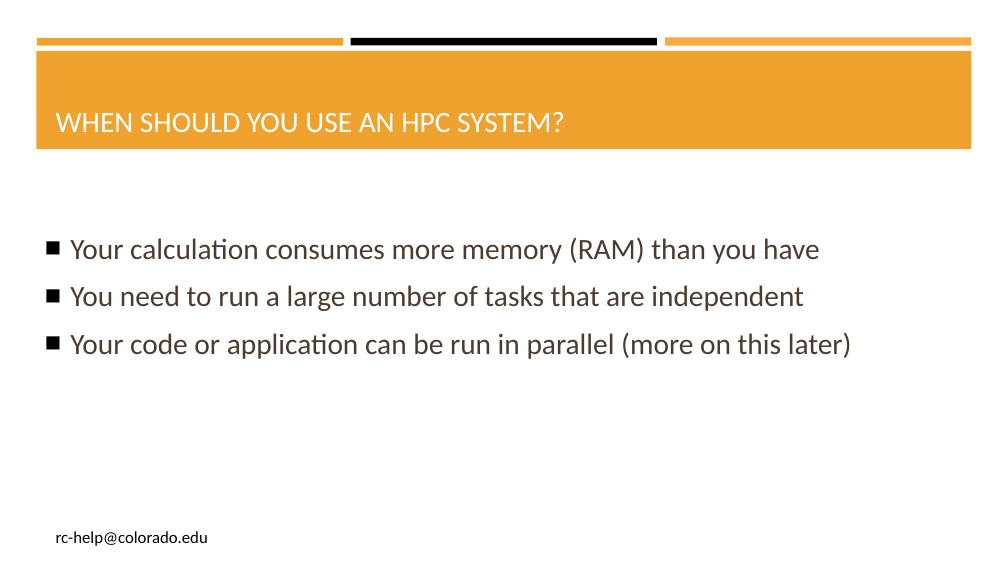
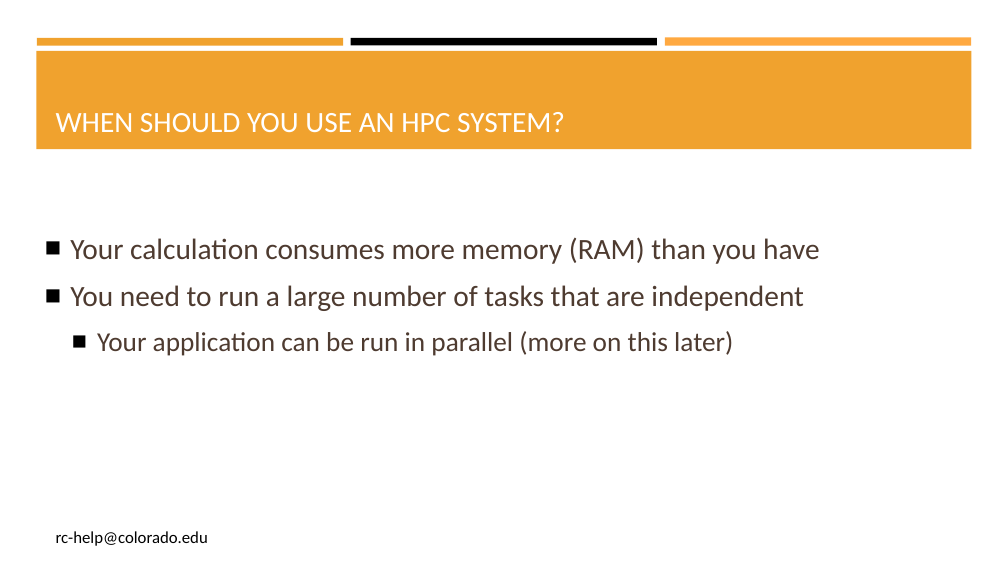
Before and after one commit to b-reyes/Presentations, a slide deck: slide 6 of CU_presentation/CU_boulder_presentation.pptx. Drawn at 1008x567 pixels with LibreOffice and Linux fonts; fonts in the diff are those of the drawing. Boxes give left, top, right and bottom in pixels: in the first picture for what was removed or moved away, otherwise in the second. Text is boxed around its words. In the diff, an @@ line names an element or a change of style, - is before the commit and + after.

```diff
--- a/CU_presentation/CU_boulder_presentation.pptx
+++ b/CU_presentation/CU_boulder_presentation.pptx
@@ text at (97,331,733,356): text changed; size 28 to 26 pt @@
-■ Your code or application can be run in parallel (more on this later)
+  ■ Your application can be run in parallel (more on this later)
```
Also in this commit, not shown: 3 other slides changed, 4 slides added.
